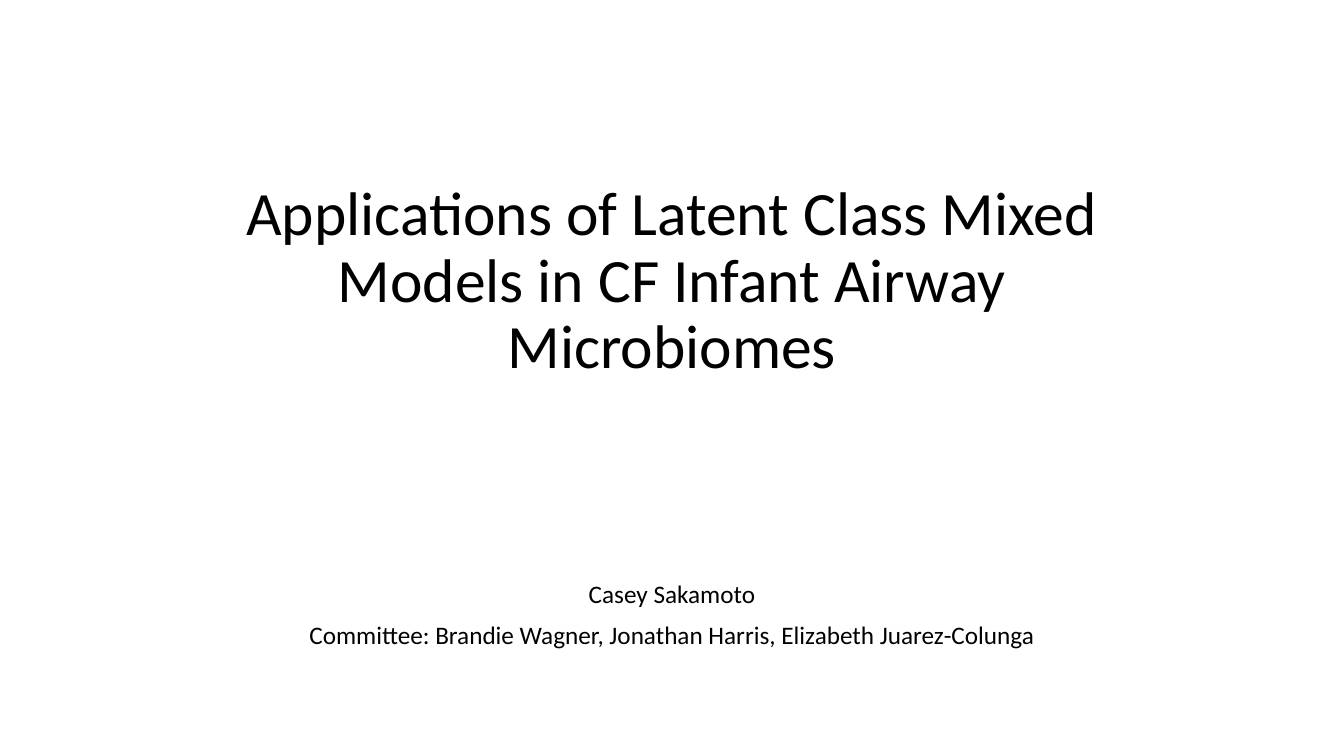
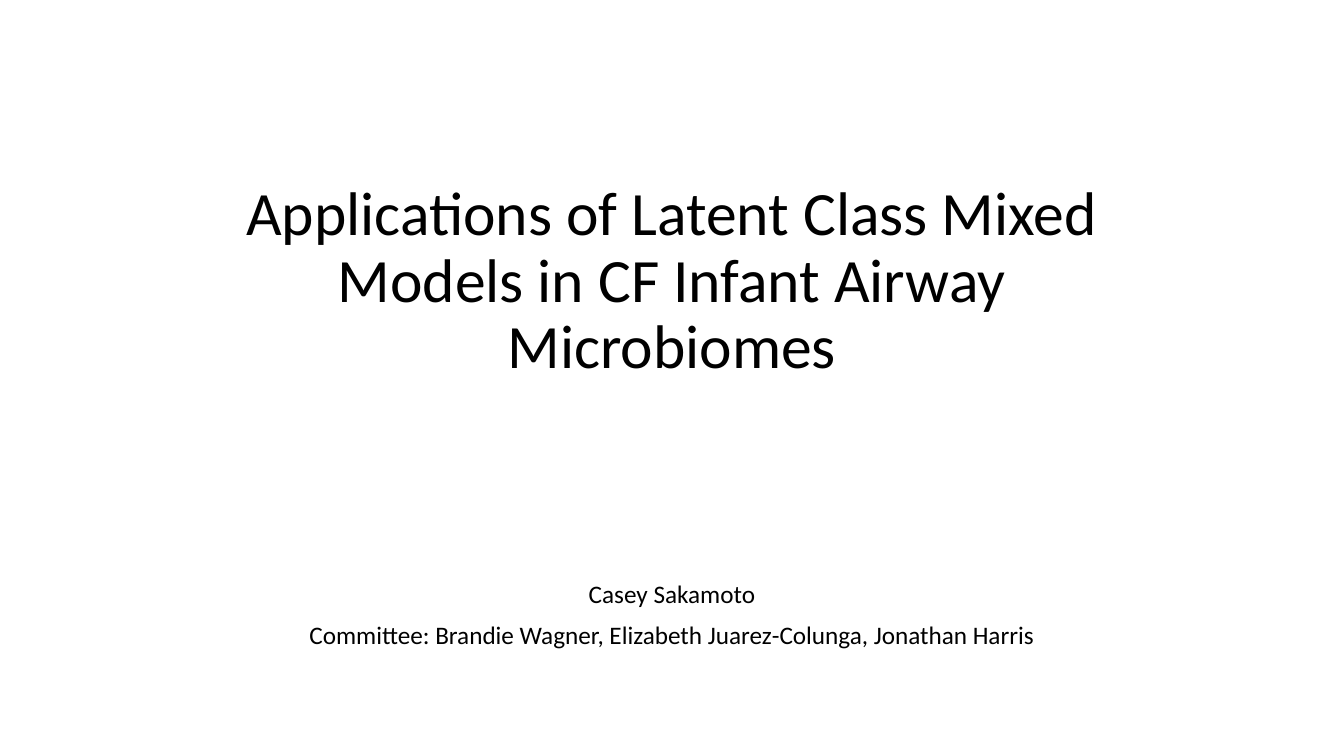
Before and after one commit to caseyicesakamoto/CUANSCHUTZ, a slide deck: slide 1 of Thesis/Results/Thesis Defense.pptx. Drawn at 1344x756 pixels with LibreOffice and Linux fonts; fonts in the diff are those of the drawing. Boxes give left, top, right and bottom in pixels: in the first picture for what was removed or moved away, otherwise in the second. Text is boxed around its words. In the diff, an @@ line names an element or a change of style, - is before the commit and + after.

```diff
--- a/Thesis/Results/Thesis Defense.pptx
+++ b/Thesis/Results/Thesis Defense.pptx
@@ subtitle at (309, 626, 1034, 649): text changed @@
-Committee: Brandie Wagner, Jonathan Harris, Elizabeth Juarez-Colunga
+Committee: Brandie Wagner, Elizabeth Juarez-Colunga, Jonathan Harris
```
Also in this commit, not shown: 4 other slides changed, 2 slides added.
